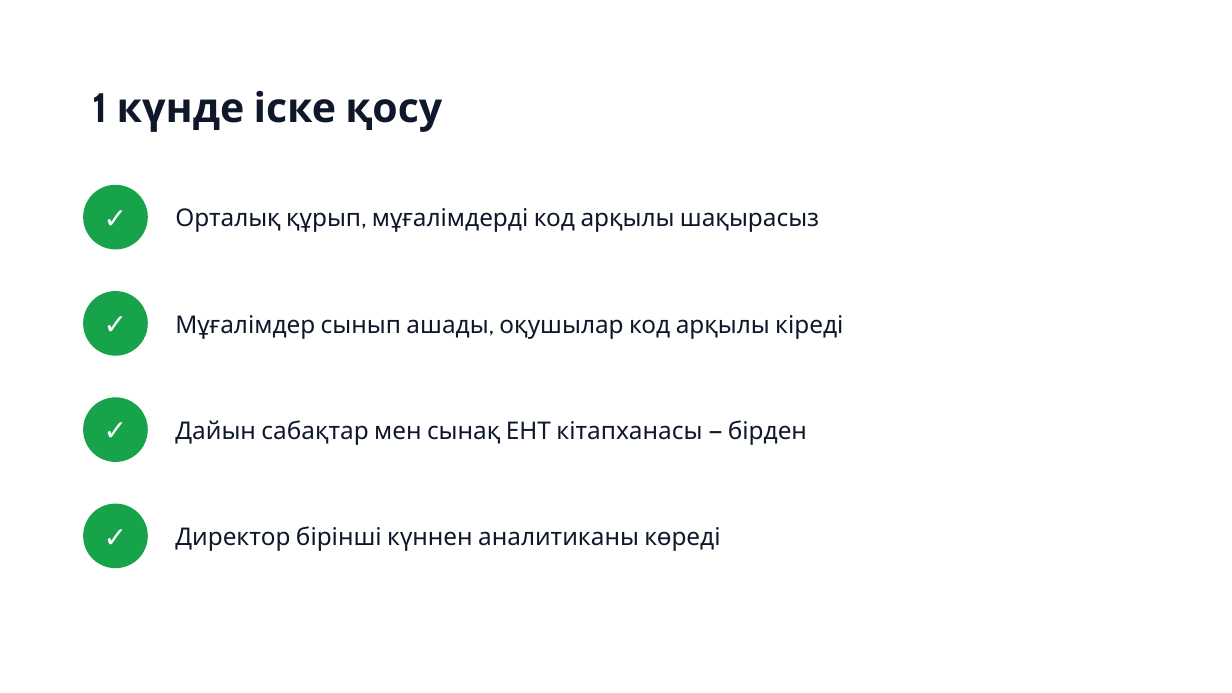
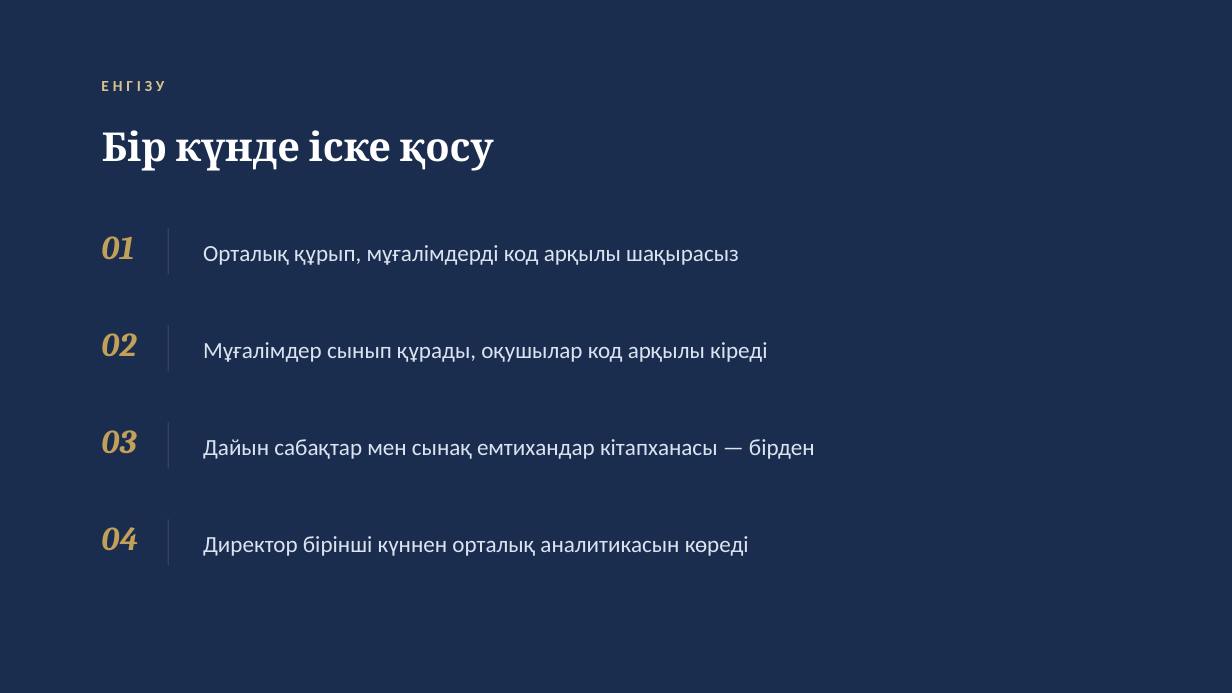
Before and after one commit to alibekovakarakat5-png/study_hub_Karakat, a slide deck: slide 9 of docs/pitch/StudyHub-Pitch-KK.pptx. Drawn at 1232x693 pixels with LibreOffice and Linux fonts; fonts in the diff are those of the drawing. Boxes give left, top, right and bottom in pixels: in the first picture for what was removed or moved away, otherwise in the second. Text is boxed around its words. In the diff, an @@ line names an element or a change of style, - is before the commit and + after.

```diff
--- a/docs/pitch/StudyHub-Pitch-KK.pptx
+++ b/docs/pitch/StudyHub-Pitch-KK.pptx
@@ background #FFFFFF to #1B2D4F @@
@@ text added at (x1=101, y1=81, x2=164, y2=91), 12 pt, text #D8C390, bold @@
+ЕНГІЗУ
@@ text at (x1=101, y1=130, x2=494, y2=171): text changed; size 32 to 31 pt; font Cabin to Cambria; text colour #0F172A to #FFFFFF @@
-1 күнде іске қосу
+Бір күнде іске қосу
@@ ellipse removed at (x1=83, y1=185, x2=148, y2=250) @@
@@ text at (x1=101, y1=236, x2=134, y2=259): text changed; size 22 to 26 pt; font Cabin to Cambria; text colour #FFFFFF to #C2A05A; italic on @@
-✓
+01
@@ line added from (168, 228) to (168, 274), #33415F 1 pt @@
@@ text "Орталық құрып, мұғалімдерді код арқылы ..." moved from (x1=175, y1=208, x2=819, y2=232) to (x1=203, y1=245, x2=739, y2=265) @@
@@ text "Орталық құрып, мұғалімдерді код арқылы ..." at (x1=203, y1=245, x2=739, y2=265): size 19 to 18 pt, font Cabin to Calibri, text colour #0F172A to #DCE3F0 @@
@@ ellipse removed at (x1=83, y1=291, x2=148, y2=356) @@
@@ line added from (168, 325) to (168, 372), #33415F 1 pt @@
@@ text at (x1=101, y1=333, x2=136, y2=356): text changed; size 22 to 26 pt; font Cabin to Cambria; text colour #FFFFFF to #C2A05A; italic on @@
-✓
+02
@@ text at (x1=203, y1=342, x2=767, y2=362): text changed; size 19 to 18 pt; font Cabin to Calibri; text colour #0F172A to #DCE3F0 @@
-Мұғалімдер сынып ашады, оқушылар код арқылы кіреді
+Мұғалімдер сынып құрады, оқушылар код арқылы кіреді
@@ ellipse removed at (x1=83, y1=397, x2=148, y2=462) @@
@@ text at (x1=101, y1=430, x2=136, y2=453): text changed; size 22 to 26 pt; font Cabin to Cambria; text colour #FFFFFF to #C2A05A; italic on @@
-✓
+03
@@ line added from (168, 422) to (168, 469), #33415F 1 pt @@
@@ text at (x1=203, y1=439, x2=815, y2=459): text changed; size 19 to 18 pt; font Cabin to Calibri; text colour #0F172A to #DCE3F0 @@
-Дайын сабақтар мен сынақ ЕНТ кітапханасы — бірден
+Дайын сабақтар мен сынақ емтихандар кітапханасы — бірден
@@ ellipse removed at (x1=83, y1=504, x2=148, y2=568) @@
@@ text at (x1=101, y1=527, x2=138, y2=550): text changed; size 22 to 26 pt; font Cabin to Cambria; text colour #FFFFFF to #C2A05A; italic on @@
-✓
+04
@@ line added from (168, 519) to (168, 566), #33415F 1 pt @@
@@ text at (x1=203, y1=536, x2=749, y2=556): text changed; size 19 to 18 pt; font Cabin to Calibri; text colour #0F172A to #DCE3F0 @@
-Директор бірінші күннен аналитиканы көреді
+Директор бірінші күннен орталық аналитикасын көреді
```
Also in this commit, not shown: 9 other slides changed, 1 slide added, 1 slide removed, 5 other files.
